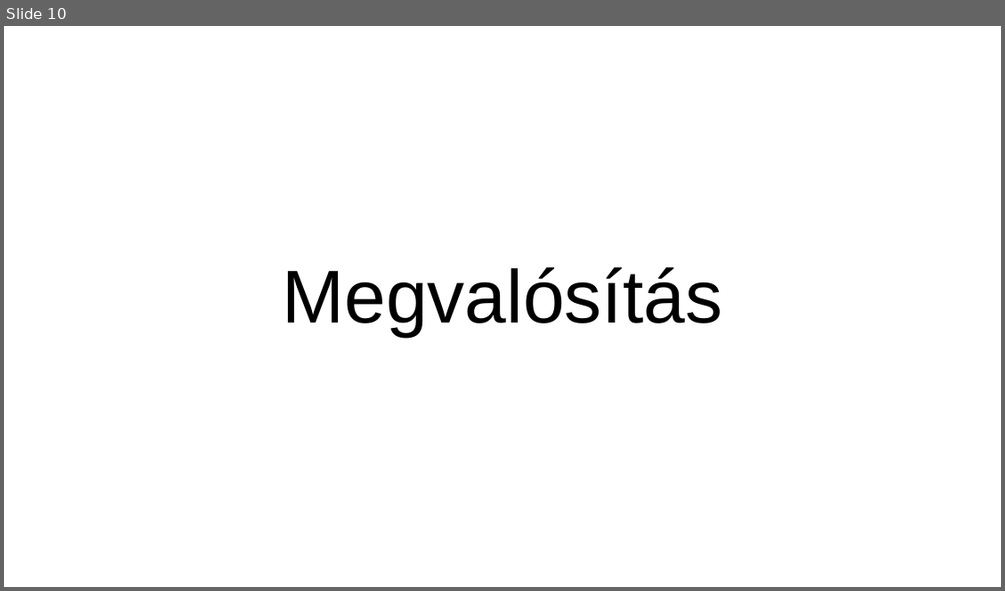
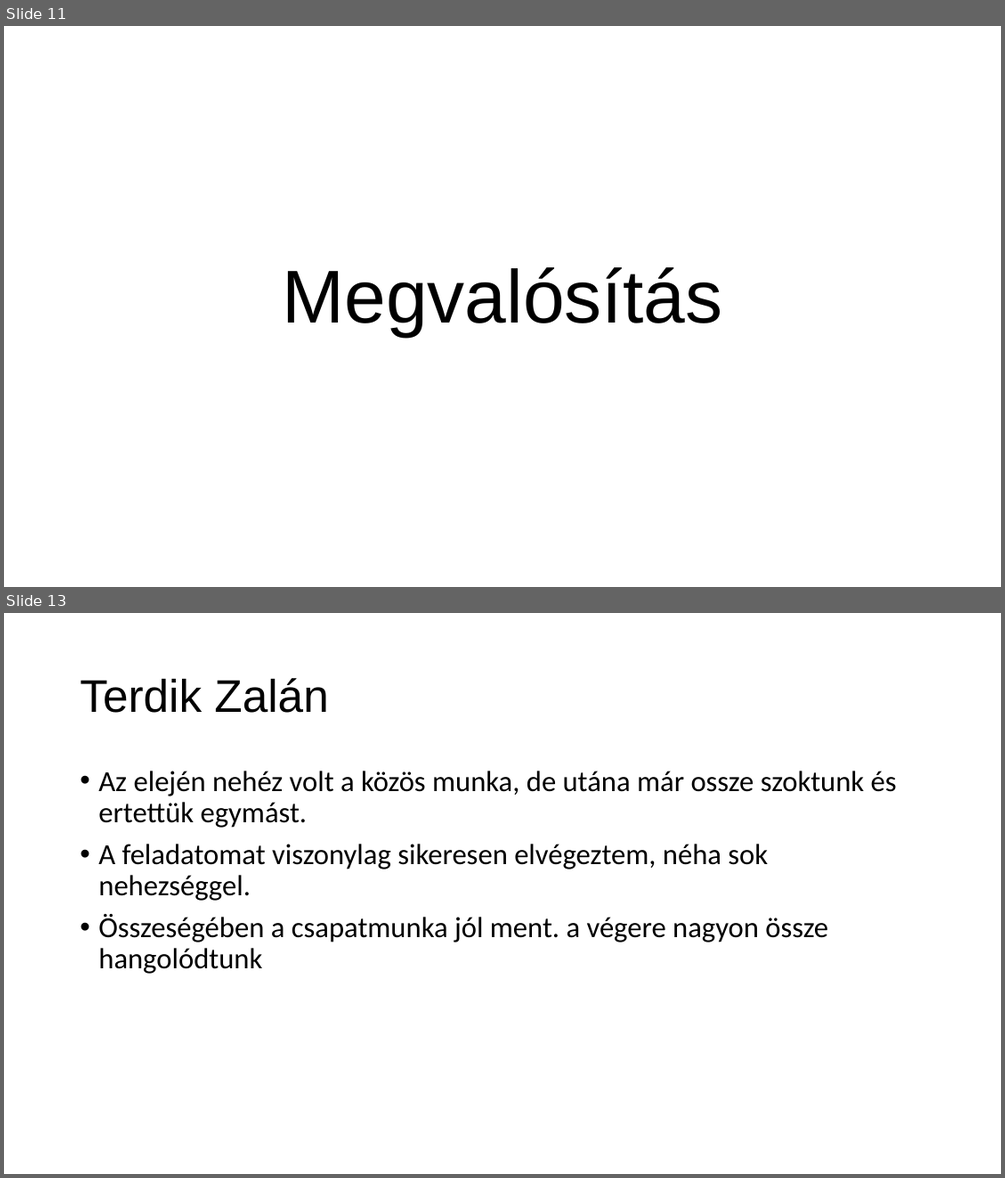
Before and after one commit to verbence/webes-projekt, a slide deck: PPT/tztpvb_barkacs.pptx. Shown one above the other, each under a label of ours: slide 10 before the commit, slides 11 and 13 after it; the slides between them are not shown. The pictures are 1005x591 and 1005x1178 pixels, drawn with LibreOffice and Linux fonts; fonts in the diff are those of the drawing. Boxes give left, top, right and bottom in pixels: in the first picture for what was removed or moved away, otherwise in the second. Text is boxed around its words. In the diff, an @@ line names an element or a change of style, - is before the commit and + after.

```diff
--- a/PPT/tztpvb_barkacs.pptx
+++ b/PPT/tztpvb_barkacs.pptx
@@ slide 13 added at (x1=4, y1=613, x2=1001, y2=1174), background #FFFFFF @@
@@ title added at (x1=80, y1=678, x2=328, y2=713), 44 pt, text #000000 @@
+Terdik Zalán
@@ text added at (x1=98, y1=771, x2=897, y2=973), 28 pt, text #000000 @@
+• Az elején nehéz volt a közös munka, de utána már ossze szoktunk és ertettük egymást.
+• A feladatomat viszonylag sikeresen elvégeztem, néha sok nehezséggel.
+• Összeségében a csapatmunka jól ment. a végere nagyon össze hangolódtunk
@@ what was slide 10 is now slide 11 @@
```
Also in this commit, not shown: 4 slides changed, 5 other slides added, 5 slides removed.
